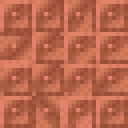
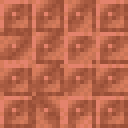
Layers edited between the first and the second 128×128 image:
painted on "copper_cap_pieces.png" over (60, 32, 96, 64)
